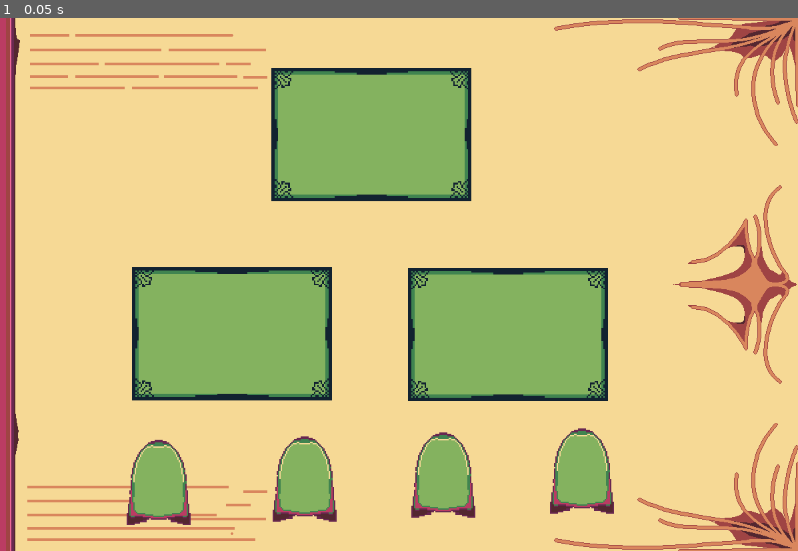
Above: before the commit, frame 1.
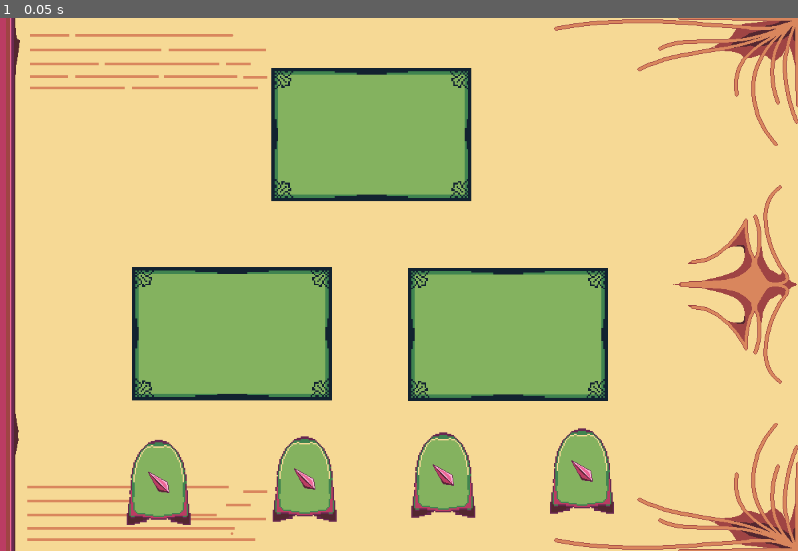
Above: after the commit, the same moment.

Repository: uotlaf/laughteller
Game: Godot game, scene res://Scenes/test.tscn
The game is run twice, just before and just after one commit, with the same random seed, the same clock (stepped at 60 frames per second) and the same inputs. This scene is started directly instead of the project's main scene.
Inputs:
- Up to frame 1 (0.05 s): no input

The runs differ from the first frame. In frame 1, 0.2% of the frame differs, in the area x 18-75%, y 82-90%.

Commit message:
Path Alterado

Diff:
--- a/Assets/Jokes/info.json
+++ b/Assets/Jokes/info.json
@@ -2,10 +2,10 @@
   "1": {
 	"nome": "Primeira Piada",
 	"p1": {
-	  "b1": "res://Assets/j1/Moldura_vazia.png",
-	  "b2": "res://Assets/j1/icon.svg",
-	  "b3": "res://Assets/j1/cursor.png",
-	  "p":  "res://Assets/j1/cursor.png"
+	  "b1": "res://Assets/Jokes/j1/Moldura_vazia.png",
+	  "b2": "res://Assets/Jokes/j1/icon.svg",
+	  "b3": "res://Assets/Jokes/j1/cursor.png",
+	  "p":  "res://Assets/Jokes/j1/cursor.png"
 	}
   }
 }
--- a/Scenes/main_peace.tscn
+++ b/Scenes/main_peace.tscn
@@ -28,15 +28,15 @@
 [node name="BoxImage" type="Sprite2D" parent="."]
 scale = Vector2(2.38333, 2.425)
 
-[node name="CollisionShape2D" type="CollisionShape2D" parent="."]
+[node name="Collision_" type="CollisionShape2D" parent="."]
 shape = SubResource("CapsuleShape2D_p0mt1")
 
 [node name="Detector" type="Area2D" parent="."]
 collision_layer = 16
 collision_mask = 0
 
-[node name="CollisionShape2D" type="CollisionShape2D" parent="Area2D"]
+[node name="Detector_colisor" type="CollisionShape2D" parent="Detector"]
 shape = SubResource("CapsuleShape2D_8scxw")
 debug_color = Color(0.588235, 0.517647, 0.517647, 0.419608)
 
-[connection signal="input_event" from="Area2D" to="." method="_on_area_2d_input_event"]
+[connection signal="input_event" from="Detector" to="." method="_on_area_2d_input_event"]
--- a/Scripts/main_peace.gd
+++ b/Scripts/main_peace.gd
@@ -68,7 +68,7 @@
 		image.load(Joke.jokes[str(Joke.act_joke)][type+str(number_peace)][type])
 	if type == "b":
 		image.load(Joke.jokes[str(Joke.act_joke)]["p"+str(number_peace)][type+str(number_index)])
-
+		print(Joke.jokes[str(Joke.act_joke)]["p"+str(number_peace)][type+str(number_index)])
 	var t = ImageTexture.new()
 	t = ImageTexture.create_from_image(image)
 	sprite.texture = t
Not shown: 1 places in Scenes/test.tscn that only renumber resources
